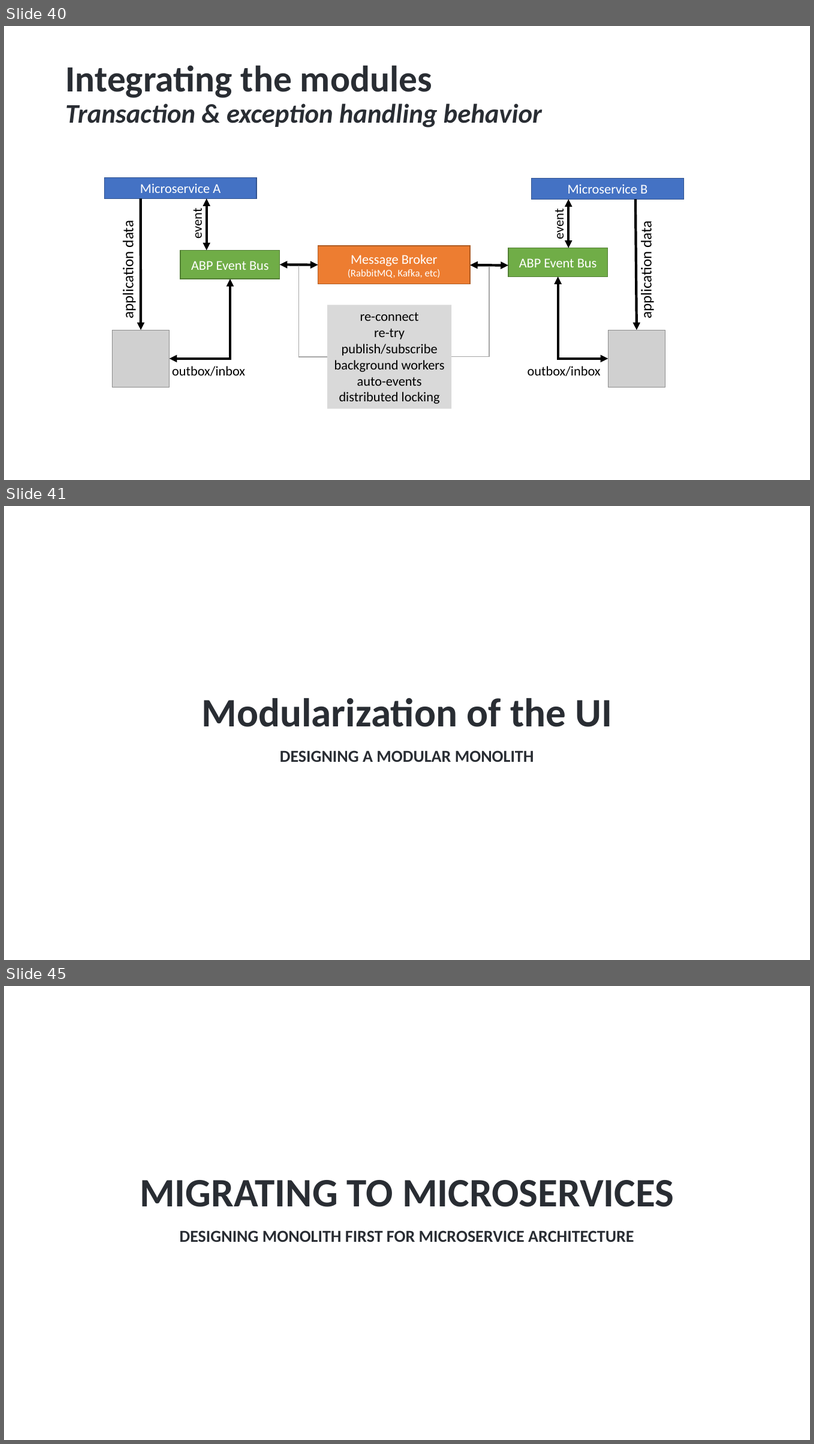
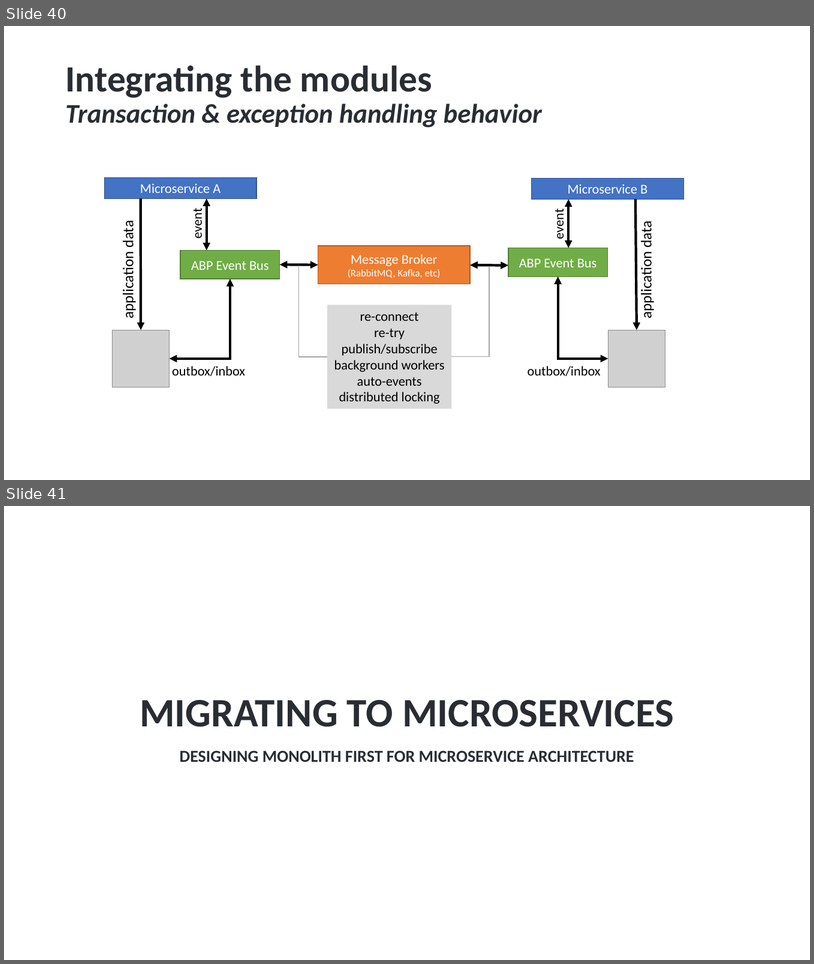
Before and after one commit to hikalkan/presentations, a slide deck: 2024-05-09 Designing Monolith First for Microservice Architecture/Monolith First Presentation.pptx. Shown one above the other, each under a label of ours: slides 40, 41 and 45 before the commit, slides 40 and 41 after it; the slides between them are not shown. The pictures are 814x1444 and 814x964 pixels, drawn with LibreOffice and Linux fonts; fonts in the diff are those of the drawing; grey boxes stand for pictures; background and template pictures are left out. Boxes give left, top, right and bottom in pixels: in the first picture for what was removed or moved away, otherwise in the second. Text is boxed around its words. In the diff, an @@ line names an element or a change of style, - is before the commit and + after.

```diff
--- a/2024-05-09 Designing Monolith First for Microservice Architecture/Monolith First Presentation.pptx
+++ b/2024-05-09 Designing Monolith First for Microservice Architecture/Monolith First Presentation.pptx
@@ slide 41 removed at <box>4,506,810,960</box>, background picture (left out) @@
@@ title removed at <box>202,697,612,727</box> @@
-Modularization of the UI
@@ subtitle removed at <box>280,750,534,762</box> @@
-DESIGNING A MODULAR MONOLITH
@@ what was slide 45 is now slide 41 @@
```
Also in this commit, not shown: 2 slides changed, 4 other slides removed.
